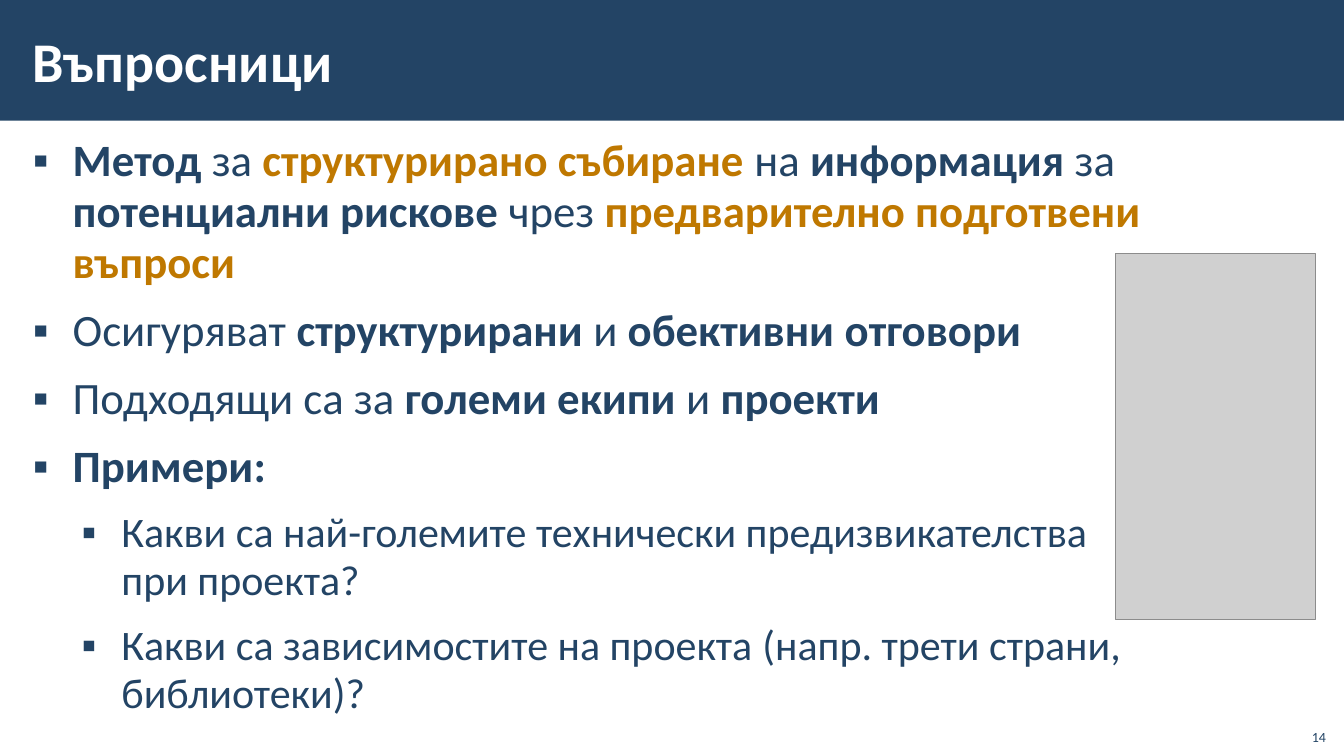
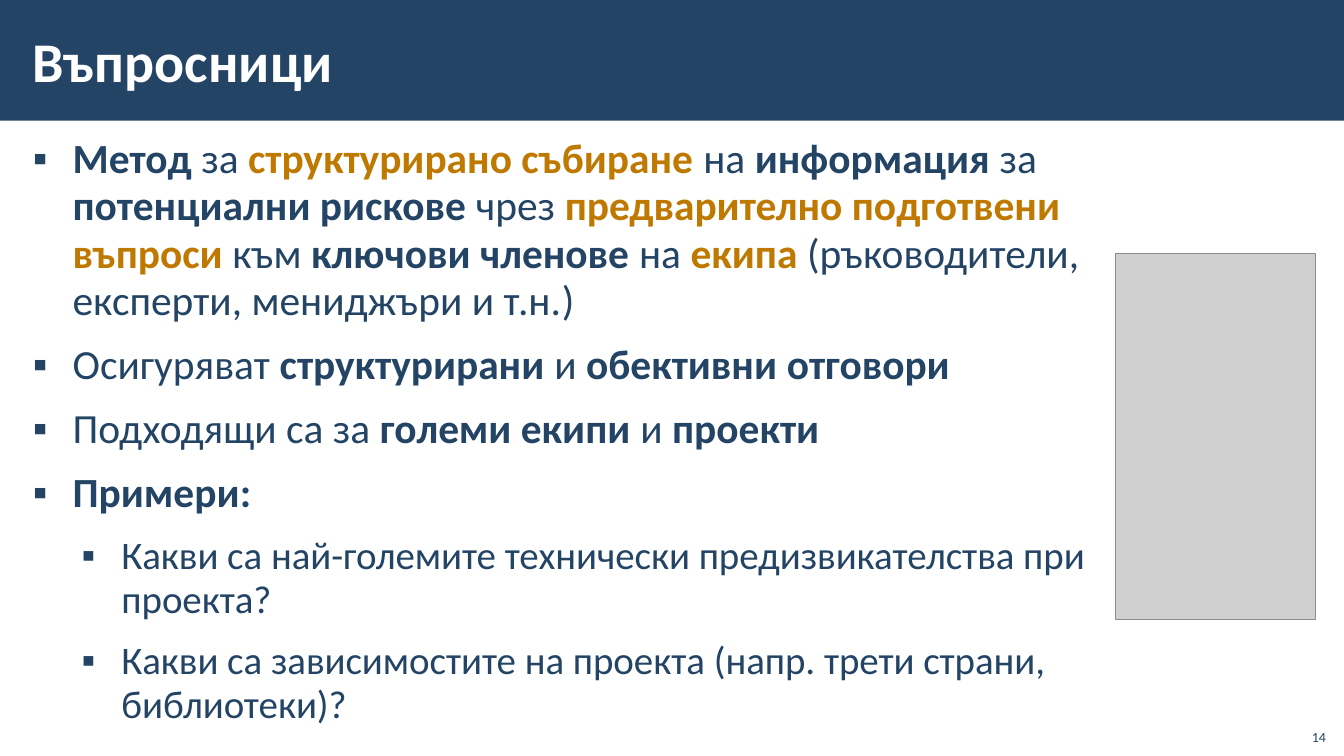
Before and after one commit to BG-IT-Edu/School-Programming, a slide deck: slide 14 of Courses/Software-Sciences/IT-Module-4-Problem-Solving-with-ICT/04-Risk-Analysis/04-Risk-Analysis.pptx. Drawn at 1344x756 pixels with LibreOffice and Linux fonts; fonts in the diff are those of the drawing; grey boxes stand for pictures; background and template pictures are left out. Boxes give left, top, right and bottom in pixels: in the first picture for what was removed or moved away, otherwise in the second. Text is boxed around its words. In the diff, an @@ line names an element or a change of style, - is before the commit and + after.

```diff
--- a/Courses/Software-Sciences/IT-Module-4-Problem-Solving-with-ICT/04-Risk-Analysis/04-Risk-Analysis.pptx
+++ b/Courses/Software-Sciences/IT-Module-4-Problem-Solving-with-ICT/04-Risk-Analysis/04-Risk-Analysis.pptx
@@ text at (73, 144, 1079, 322): text changed; size 32 to 29.6 pt; text colour #BF7800 to #234465 @@
-▪ Метод за структурирано събиране на информация за потенциални рискове чрез предварително подготвени въпроси
+▪ Метод за структурирано събиране на информация за потенциални рискове чрез предварително подготвени въпроси към ключови членове на екипа (ръководители, експерти, мениджъри и т.н.)
@@ text at (73, 350, 1085, 723): size 32 to 29.6 pt in "Осигуряват структурирани и обективни отговори", "Подходящи са за големи екипи и проекти", "Примери:"; size 30 to 27.8 pt in "Какви са най-големите технически предизвикателства при проек ...", "Какви са зависимостите на проекта (напр. трети ..." @@
```
Also in this commit, not shown: 1 other slide changed.
